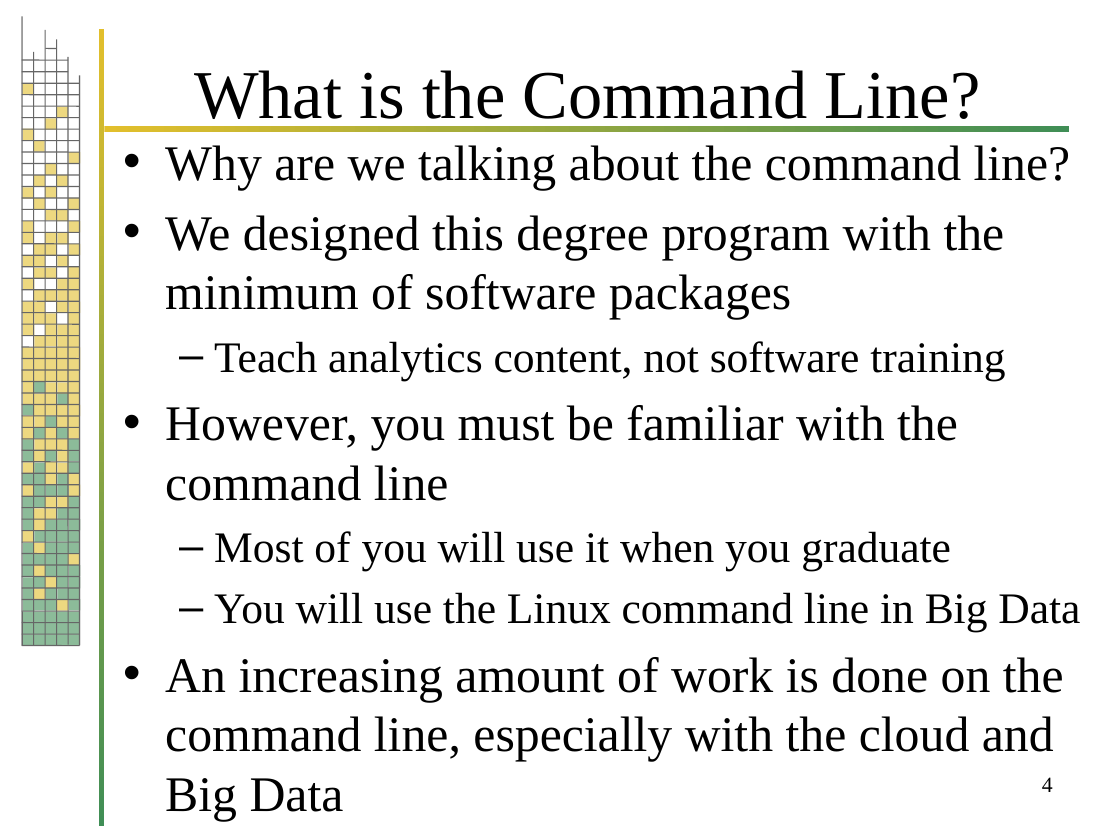
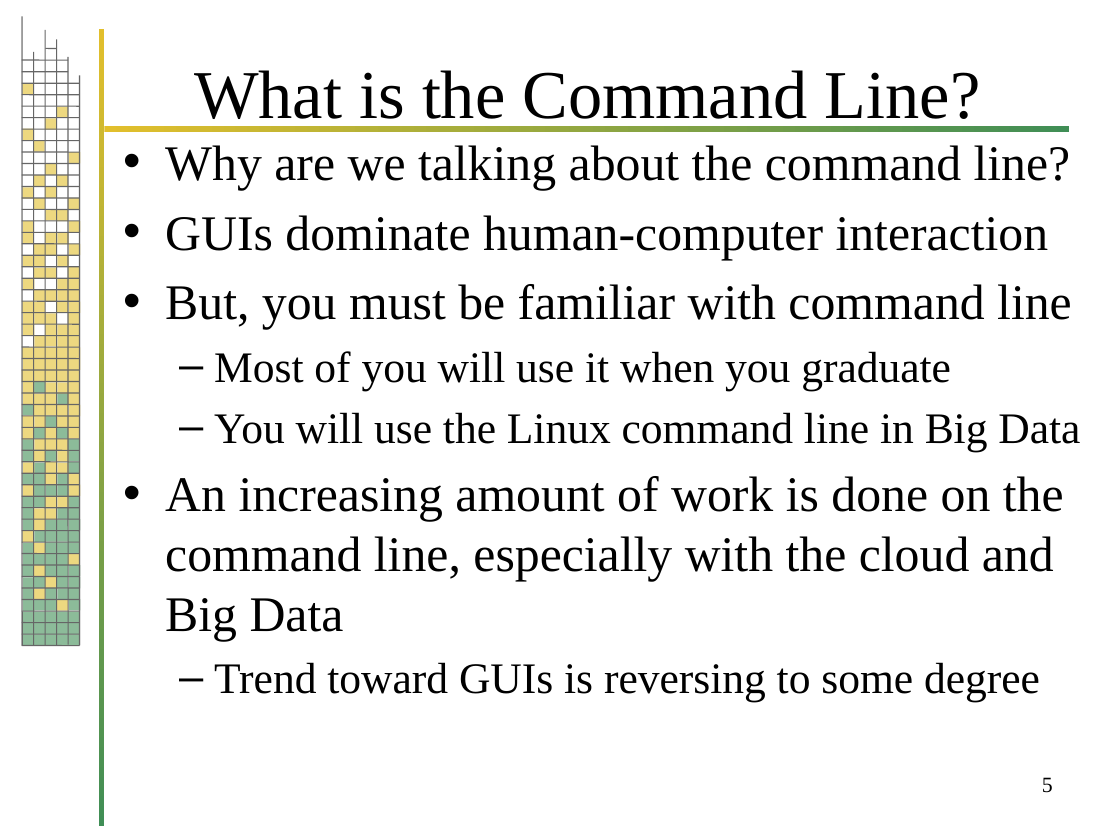
Before and after one commit to evlim/CommandLine, a slide deck: slide 5 of CommandLineProgrammingInPython.pptx (slide 4 before the commit). Drawn at 1120x840 pixels with LibreOffice and Linux fonts; fonts in the diff are those of the drawing; background and template pictures are left out. Boxes give left, top, right and bottom in pixels: in the first picture for what was removed or moved away, otherwise in the second. Text is boxed around its words. In the diff, an @@ line names an element or a change of style, - is before the commit and + after.

```diff
--- a/CommandLineProgrammingInPython.pptx
+++ b/CommandLineProgrammingInPython.pptx
@@ text at bbox=[165, 215, 1072, 330]: text changed @@
-• We designed this degree program with the minimum of software packages
-  – Teach analytics content, not software training
-• However, you must be familiar with the command line
+• GUIs dominate human-computer interaction
+• But, you must be familiar with command line
@@ text at bbox=[214, 662, 1040, 702]: text changed @@
-  – You need to know about it
+  – Trend toward GUIs is reversing to some degree
@@ page number at bbox=[1042, 777, 1053, 793]: text changed @@
-4
+5
```
Also in this commit, not shown: 10 other slides changed, 1 slide added.
